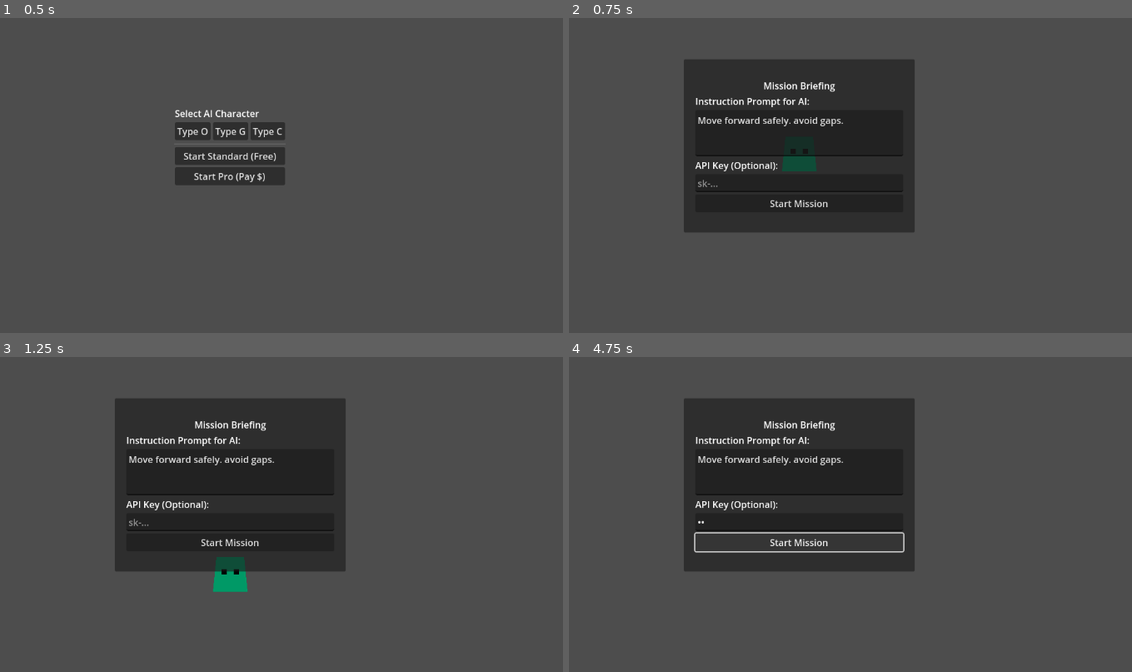
Above: before the commit, frames 1-4 (two rows, left to right).
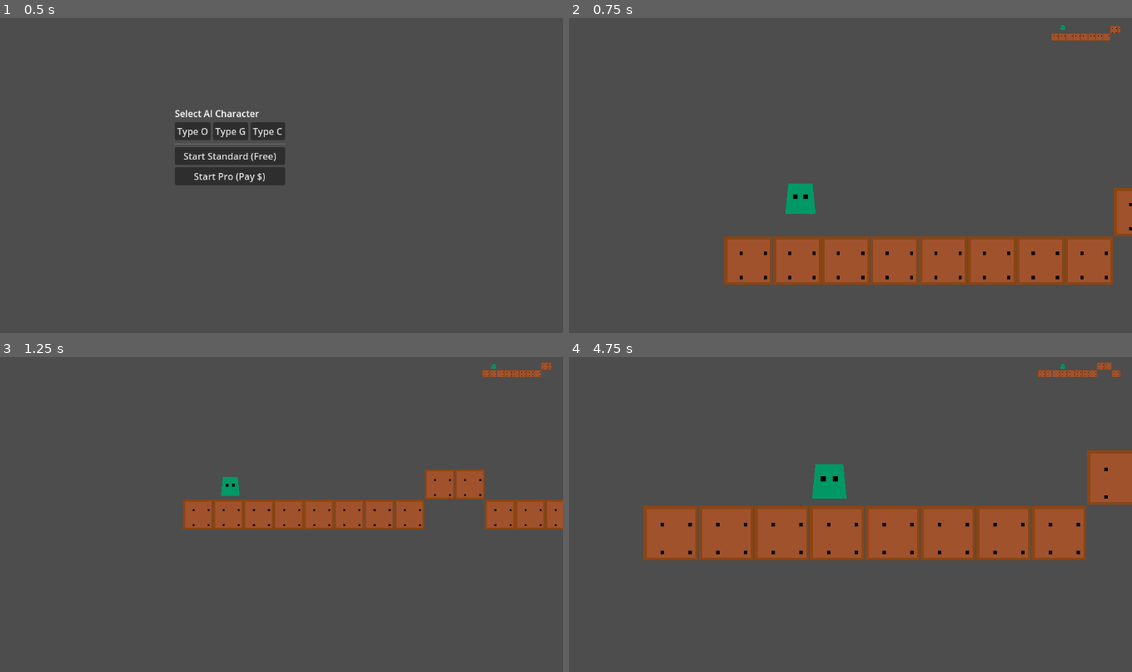
Above: after the commit, the same moments.

Repository: Naoki-kubo64/AI-Action
Game: Godot game, scene res://scenes/main_menu.tscn
Two runs of this game, one before a commit and one after it. Both use one fixed random seed, a clock stepped at 60 frames per second and the inputs below.
Inputs (mouse positions are in pixels of both pictures, inside the frame that each line leads up to):
- Up to frame 1 (0.5 s): no input
- Up to frame 2 (0.75 s): click "Start Standard (Free)" at 0.5 s
- Up to frame 3 (1.25 s): no input
- Up to frame 4 (4.75 s): click (799, 542) at 1.25 s, where only the run before the commit has a clickable "Start Mission"; click (799, 542) at 2 s, where only the run before the commit has a clickable "Start Mission"; click (799, 520) at 2.77 s; type "12" at 2.85 s; click "Start Mission" at 3.5 s

Frame 1 is identical in both runs. In frame 2, 33% of the frame differs, in the area x 20-100%, y 2-85%; in frame 3, 26%; in frame 4, 30%.
Error before the commit: Parse Error: Identifier "system_prompt" not declared in the current scope. (res://scripts/services/llm_service.gd:33)

Commit message:
fix: force camera reset on retry and prevent infinite fall

Diff:
--- a/scripts/controllers/game_controller.gd
+++ b/scripts/controllers/game_controller.gd
@@ -12,6 +12,7 @@
 var turn_count: int = 0
 var max_turns: int = 30
 var user_prompt: String = ""
+var start_pos: Vector2 = Vector2.ZERO
 
 # --- COMMAND DICTIONARY ---
 # Defines properties for every possible AI command
@@ -87,13 +88,38 @@
 
 	prompt_ui.game_start_requested.connect(_on_prompt_submitted)
 	LLMService.response_received.connect(_on_llm_response)
+	retry_dialog.retry_requested.connect(_on_retry_requested)
 
 	var level_gen = $LevelGenerator
-	var start_pos = level_gen.generate_level($LevelRoot)
+	start_pos = level_gen.generate_level($LevelRoot)
 	player.position = start_pos
 
 	_enter_preview_mode()
 	_setup_minimap()
+
+func _on_retry_requested(use_pro: bool):
+	GameManager.is_pro_mode = use_pro
+	_reset_game()
+
+func _reset_game():
+	print("[GameController] Resetting Game...")
+	turn_count = 0
+
+	# Regenerate Level for fresh experience
+	var level_gen = $LevelGenerator
+	start_pos = level_gen.generate_level($LevelRoot)
+
+	player.position = start_pos
+	player.velocity = Vector2.ZERO
+	player.execute_action(command_db["STOP"])
+
+	# Reset Camera Smoothing immediately to prevent lag
+	camera.position_smoothing_enabled = false
+	await get_tree().process_frame
+	camera.position_smoothing_enabled = true # Re-enable if used, or leave as configured
+	camera.align() # Force update
+
+	_enter_preview_mode()
 
 func _setup_minimap():
 	var minimap_viewport = $CanvasLayer/MinimapContainer/SubViewportContainer/SubViewport
--- a/scripts/services/llm_service.gd
+++ b/scripts/services/llm_service.gd
@@ -30,6 +30,7 @@
 	print("[LLMService] Request URL: ", url.replace(api_key, "HIDDEN_KEY"))
 	var headers = ["Content-Type: application/json"]
 
+	var system_prompt = profile.get_combined_system_prompt(is_pro)
 	var full_prompt = system_prompt + "\n\n" + input + "\n\nIMPORTANT: Output a list of commands separated by commas. Use nuances based on user intent.\n"
 	full_prompt += "COMMAND LIST:\n"
 	full_prompt += "- Move: CREEP_RIGHT/LEFT, STEP_RIGHT/LEFT, WALK_RIGHT/LEFT, RUN_RIGHT/LEFT, SPRINT_RIGHT/LEFT, BACK_STEP\n"
